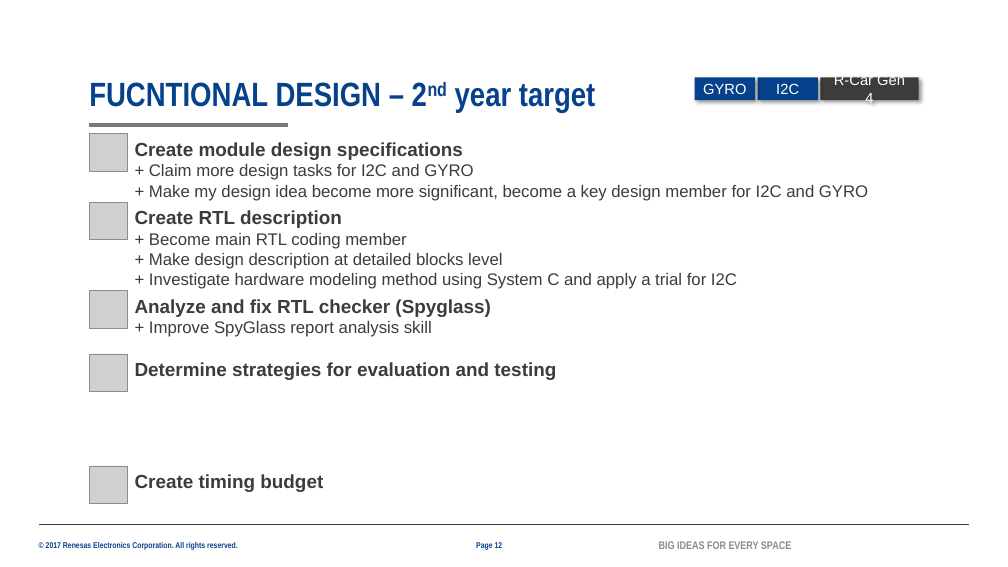
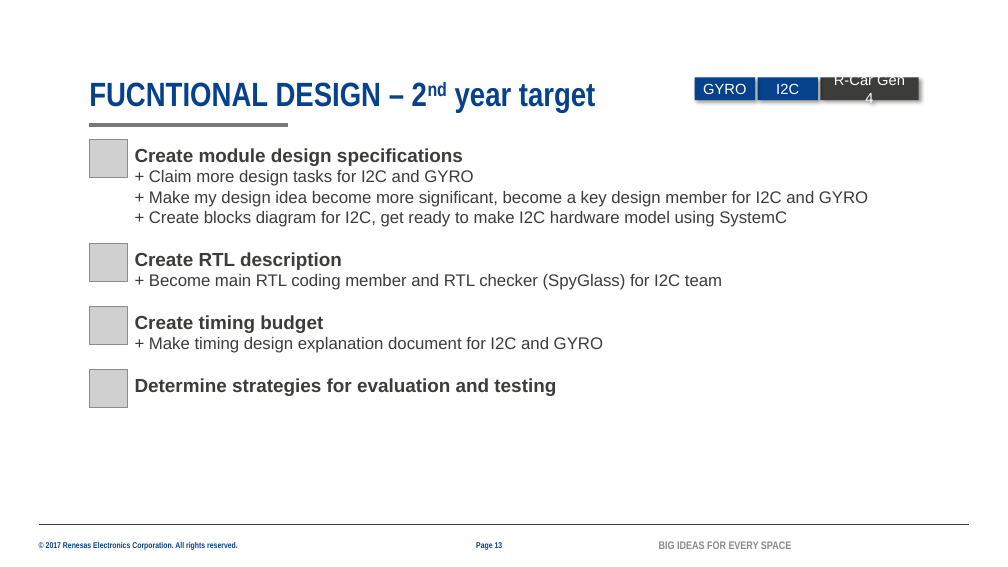
Before and after one commit to lesyhau/bridge, a slide deck: slide 13 of 2082_HauSyLe_PER_MentorMentee_26G.pptx (slide 12 before the commit). Drawn at 1008x567 pixels with LibreOffice and Linux fonts; fonts in the diff are those of the drawing; grey boxes stand for pictures; background and template pictures are left out. Boxes give left, top, right and bottom in pixels: in the first picture for what was removed or moved away, otherwise in the second. Text is boxed around its words. In the diff, an @@ line names an element or a change of style, - is before the commit and + after.

```diff
--- a/2082_HauSyLe_PER_MentorMentee_26G.pptx
+++ b/2082_HauSyLe_PER_MentorMentee_26G.pptx
@@ picture: place and size @@
-picture at [89, 134, 127, 172]
+picture at [89, 140, 127, 178]
@@ text at [149, 211, 787, 227]: paragraph added @@
++ Create blocks diagram for I2C, get ready to make I2C hardware model using SystemC
@@ picture: place and size @@
-picture at [89, 202, 127, 240]
+picture at [89, 243, 127, 281]
@@ text "Create RTL description": place and size @@
-text "Create RTL description" at [135, 210, 737, 289]
+text "Create RTL description" at [135, 252, 722, 290]
@@ picture removed at [89, 290, 127, 328] @@
@@ text removed at [135, 299, 491, 337] @@
-Analyze and fix RTL checker (Spyglass)
-+ Improve SpyGlass report analysis skill
@@ text at [149, 274, 722, 290]: text changed @@
-+ Become main RTL coding member
-+ Make design description at detailed blocks level
-+ Investigate hardware modeling method using System C and apply a trial for I2C
++ Become main RTL coding member and RTL checker (SpyGlass) for I2C team
@@ picture: place and size @@
-picture at [89, 466, 127, 504]
+picture at [89, 307, 127, 345]
@@ text "Create timing budget": place and size @@
-text "Create timing budget" at [135, 474, 323, 492]
+text "Create timing budget" at [135, 315, 603, 353]
@@ text at [149, 337, 603, 353]: paragraph added @@
++ Make timing design explanation document for I2C and GYRO
@@ picture: place and size @@
-picture at [89, 354, 127, 392]
+picture at [89, 370, 127, 408]
@@ text "Determine strategies for evaluation and ...": place and size @@
-text "Determine strategies for evaluation and ..." at [135, 362, 556, 380]
+text "Determine strategies for evaluation and ..." at [135, 378, 556, 396]
```
Also in this commit, not shown: 11 other slides changed, 2 slides added, 1 slide removed, 1 other file.
